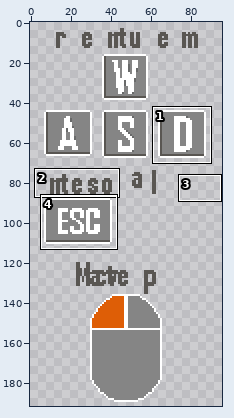
One commit to this pixel-art file: sprite_assets/menus/spr_menu_interactions.aseprite. Above: a wide view before the commit, with the close-up outlined.
Close-up. Before the commit:
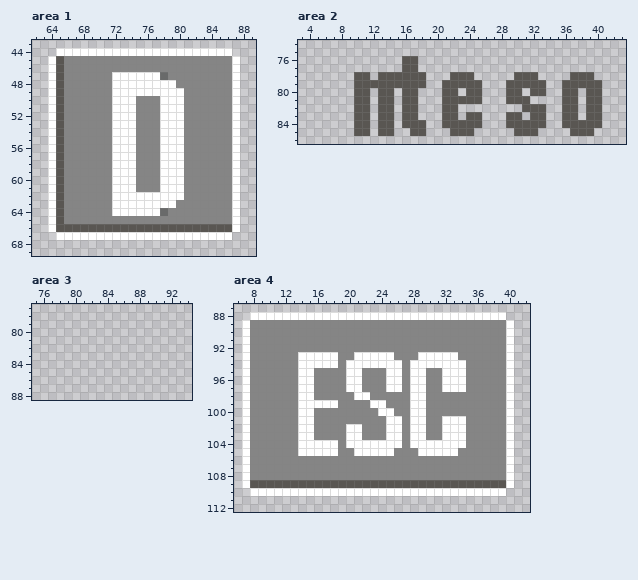
96x192 pixels, 1 frame. Shown: area 1: x 62..89, y 43..69; area 2: x 3..43, y 74..86; area 3: x 75..94, y 77..88; area 4: x 6..42, y 87..112. The old version is drawn lined up with the new one. The commit also changed other parts of the picture, which this record leaves out.
The result:
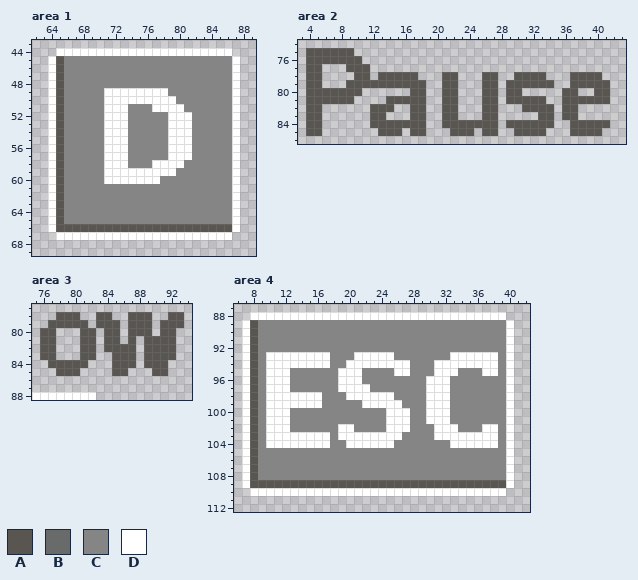
Palette (. is transparent): A #595652  B #696a6a  C #858585  D #ffffff
Difference:
drawings rearranged on the sheet (the old picture shows each at its new place)
Area 1:
y 47: x 72..78 DDDDDDB -> CCCCCCC
y 48: x 72..79 DDDDDDDD -> CCCCCCCC
y 49: x 71 C -> D; x 79..80 DD -> CC
y 50: x 71 C -> D; x 75..77 CCC -> DDD; x 80 D -> C
y 51: x 71 C -> D; x 74 D -> C; x 77 C -> D
y 52..57: x 71 C -> D; x 74 D -> C; x 78 D -> C; x 81 C -> D
y 58: x 71 C -> D; x 74 D -> C; x 77 C -> D
y 59: x 71 C -> D; x 75..77 CCC -> DDD; x 80 D -> C
y 60: x 71 C -> D; x 75..80 CCCDDD -> DDDCCC
y 61: x 72..74 DDD -> CCC; x 78..80 DDD -> CCC
y 62: x 72..80 DDDDDDDDD -> CCCCCCCCC
y 63: x 72..79 DDDDDDDD -> CCCCCCCC
y 64: x 72..78 DDDDDDB -> CCCCCCC
Area 2:
y 75: x 4..9 ...... -> AAAAAA
y 76: x 4..10 ....... -> AAAAAAA; x 16..17 AA -> ..
y 77: x 4..5 .. -> AA; x 9..11 ... -> AAA; x 16..17 AA -> ..
y 78: x 4..5 .. -> AA; x 18 A -> .; x 21 . -> A; x 23..24 AA -> ..; x 26..27 .. -> AA; x 33 . -> A; x 40 . -> A
y 79: x 4..5 .. -> AA; x 9 . -> A; x 23..27 AAA.. -> ...AA; x 34 . -> A; x 36 A -> .; x 41 . -> A
y 80: x 4..9 ...... -> AAAAAA; x 11 A -> .; x 13..14 AA -> ..; x 16 A -> .; x 18 . -> A; x 24..27 AA.. -> ..AA; x 32..33 AA -> ..; x 39 A -> .; x 41 . -> A
y 81: x 4..11 ......AA -> AAAAAA..; x 13 A -> .; x 15 . -> A; x 18 . -> A; x 23..27 AAA.. -> ...AA; x 32..33 .. -> AA; x 38 . -> A; x 41 . -> A
y 82: x 4..5 .. -> AA; x 10..12 AA. -> ..A; x 16 A -> .; x 18 . -> A; x 26..27 .. -> AA; x 34 . -> A; x 39..40 AA -> ..
y 83: x 4..5 .. -> AA; x 10..12 AA. -> ..A; x 14 A -> .; x 16 A -> .; x 18 . -> A; x 24..27 AA.. -> ..AA; x 29..30 AA -> ..; x 32 A -> .; x 34 . -> A; x 39..40 AA -> ..
y 84: x 4..5 .. -> AA; x 10..12 AA. -> ..A; x 15 . -> A; x 26..27 .. -> AA; x 34 . -> A; x 36 A -> .; x 41 . -> A
y 85: x 4..5 .. -> AA; x 10..11 AA -> ..; x 15 . -> A; x 26..27 .. -> AA; x 33 . -> A; x 40 . -> A
Area 3:
y 78: x 78..80 ... -> AAA; x 83..84 .. -> AA; x 87..89 ... -> AAA; x 92..93 .. -> AA
y 79: x 77..81 ..... -> AAAAA; x 83..85 ... -> AAA; x 87..89 ... -> AAA; x 91..93 ... -> AAA
y 80: x 76..77 .. -> AA; x 81..82 .. -> AA; x 84..85 .. -> AA; x 87..89 ... -> AAA; x 91..92 .. -> AA
y 81: x 76..77 .. -> AA; x 81..82 .. -> AA; x 84..85 .. -> AA; x 87 . -> A; x 89..92 .... -> AAAA
y 82: x 76..77 .. -> AA; x 81..82 .. -> AA; x 84..87 .... -> AAAA; x 89..92 .... -> AAAA
y 83: x 76..77 .. -> AA; x 81..82 .. -> AA; x 85..87 ... -> AAA; x 89..92 .... -> AAAA
y 84: x 77..81 ..... -> AAAAA; x 85..87 ... -> AAA; x 89..91 ... -> AAA
y 85: x 78..80 ... -> AAA; x 85..86 .. -> AA; x 90..91 .. -> AA
y 88: x 75..82 ........ -> DDDDDDDD
Area 4:
y 89..92: x 8 C -> A
y 93: x 8 C -> A; x 10..13 CCCC -> DDDD; x 18 D -> C; x 29..32 DDDD -> CCCC; x 34..38 CCCCC -> DDDDD
y 94: x 8 C -> A; x 10..13 CCCC -> DDDD; x 18 D -> C; x 27..30 CDDD -> DCCC; x 35..38 CCCC -> DDDD
y 95: x 8 C -> A; x 10..12 CCC -> DDD; x 14..15 DD -> CC; x 19 C -> D; x 25 D -> C; x 27..29 CDD -> DCC; x 31 C -> D; x 34 D -> C; x 37..38 CC -> DD
y 96: x 8 C -> A; x 10..12 CCC -> DDD; x 14..15 DD -> CC; x 19 C -> D; x 25..26 DD -> CC; x 28..31 DDCC -> CCDD; x 33..34 DD -> CC
y 97: x 8 C -> A; x 10..12 CCC -> DDD; x 14..15 DD -> CC; x 19 C -> D; x 22 C -> D; x 25..26 DD -> CC; x 28..31 DDCC -> CCDD; x 33..34 DD -> CC
y 98: x 8 C -> A; x 10..13 CCCC -> DDDD; x 16 C -> D; x 20 C -> D; x 23..25 CCC -> DDD; x 28..32 DDCCC -> CCDDD
y 99: x 8 C -> A; x 10..13 CCCC -> DDDD; x 17..18 DD -> CC; x 22 C -> D; x 25..26 CC -> DD; x 28..32 DDCCC -> CCDDD
y 100: x 8 C -> A; x 10..12 CCC -> DDD; x 14..15 DD -> CC; x 24 D -> C; x 26..32 CCDDCCC -> DDCCDDD
y 101: x 8 C -> A; x 10..12 CCC -> DDD; x 14..15 DD -> CC; x 27..31 CDDCC -> DCCDD; x 33..34 DD -> CC
y 102: x 8 C -> A; x 10..12 CCC -> DDD; x 14..15 DD -> CC; x 19 C -> D; x 21 D -> C; x 27..29 CDD -> DCC; x 31 C -> D; x 34 D -> C; x 37..38 CC -> DD
y 103: x 8 C -> A; x 10..13 CCCC -> DDDD; x 16..17 CC -> DD; x 19 C -> D; x 22..24 CCC -> DDD; x 28..29 DD -> CC; x 31 C -> D; x 35..38 CCCC -> DDDD
y 104: x 8 C -> A; x 10..13 CCCC -> DDDD; x 18 D -> C; x 26 D -> C; x 28..32 DDDDD -> CCCCC; x 35..38 CCCC -> DDDD
y 105: x 8 C -> A; x 14..18 DDDDD -> CCCCC; x 21..25 DDDDD -> CCCCC; x 29..33 DDDDD -> CCCCC
y 106..108: x 8 C -> A
